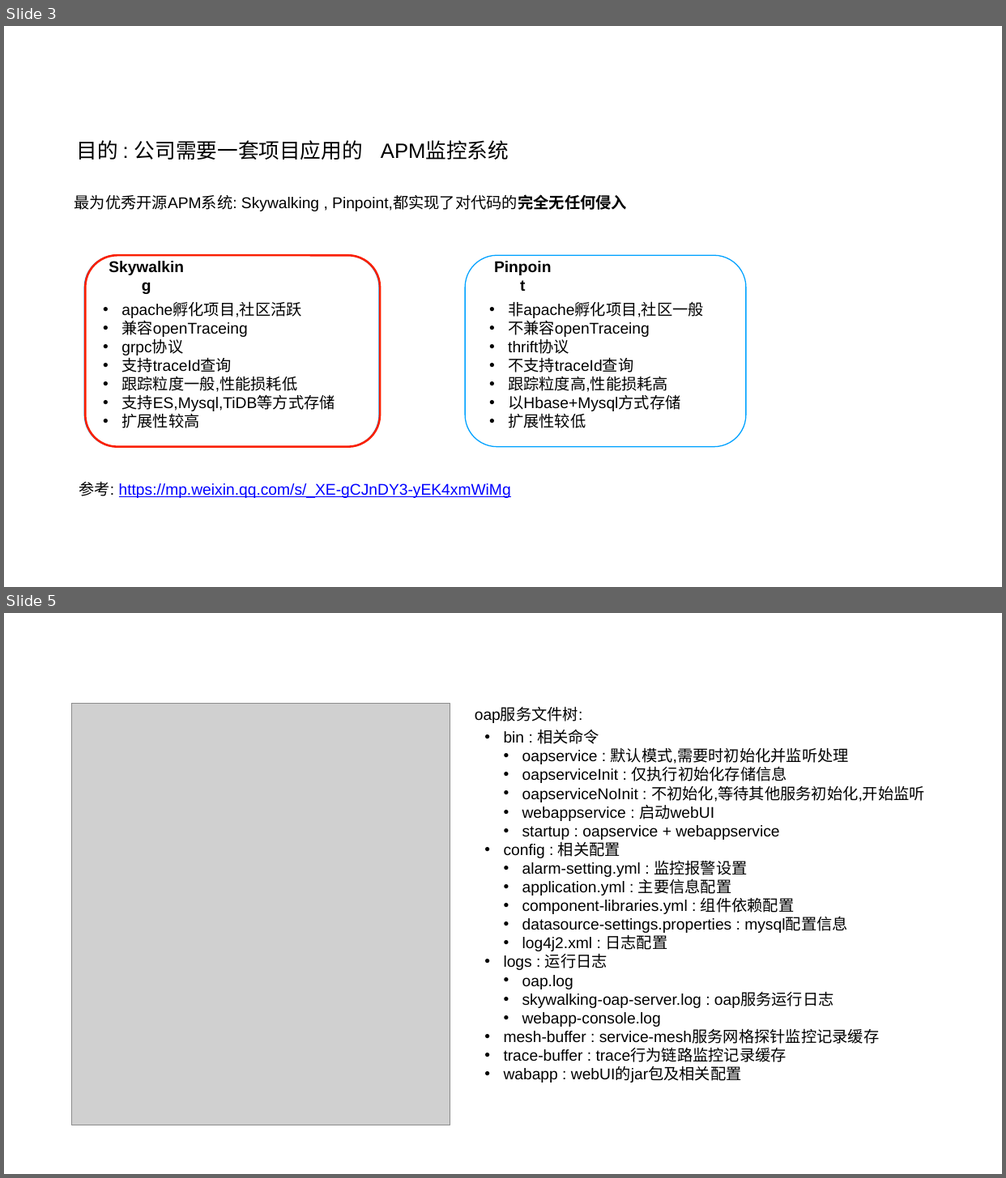
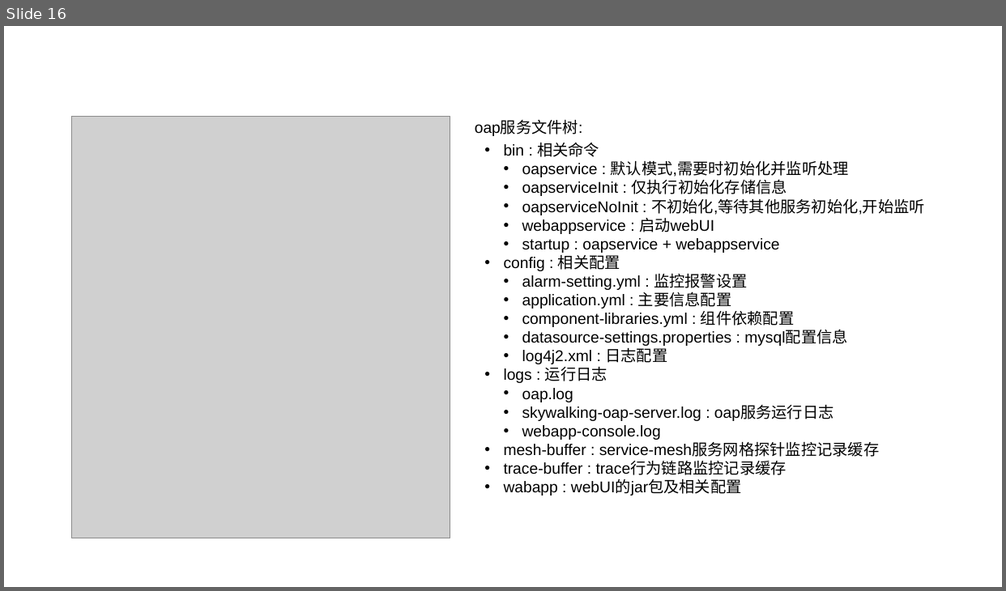
Before and after one commit to ainilili/data-structure-trees-demo, a slide deck: 数据结构之树.pptx. Shown one above the other, each under a label of ours: slides 3 and 5 before the commit, slide 16 after it; the slides between them are not shown. The pictures are 1006x1178 and 1006x591 pixels, drawn with LibreOffice and Linux fonts; fonts in the diff are those of the drawing; grey boxes stand for pictures; background and template pictures are left out. Boxes give left, top, right and bottom in pixels: in the first picture for what was removed or moved away, otherwise in the second. Text is boxed around its words. In the diff, an @@ line names an element or a change of style, - is before the commit and + after.

Commit message:
ppt 20%

```diff
--- a/数据结构之树.pptx
+++ b/数据结构之树.pptx
@@ slide 3 removed at box(4, 26, 1002, 587), background picture (left out) @@
@@ text removed at box(189, 57, 723, 99) @@
-背景介绍
@@ text removed at box(77, 140, 509, 160) @@
-目的 : 公司需要一套项目应用的 APM监控系统
@@ text removed at box(74, 195, 627, 211) @@
-最为优秀开源APM系统: Skywalking , Pinpoint,都实现了对代码的完全无任何侵入
@@ rounded rectangle removed at box(84, 255, 379, 447) @@
@@ rounded rectangle removed at box(85, 255, 380, 447) @@
@@ text removed at box(106, 264, 187, 288) @@
-Skywalking
@@ rounded rectangle removed at box(465, 255, 746, 447) @@
@@ text removed at box(491, 264, 555, 288) @@
-Pinpoint
@@ text removed at box(121, 303, 334, 429) @@
-• apache孵化项目,社区活跃
-• 兼容openTraceing
-• grpc协议
-• 支持traceId查询
-• 跟踪粒度一般,性能损耗低
-• 支持ES,Mysql,TiDB等方式存储
-• 扩展性较高
@@ text removed at box(508, 301, 704, 429) @@
-• 非apache孵化项目,社区一般
-• 不兼容openTraceing
-• thrift协议
-• 不支持traceId查询
-• 跟踪粒度高,性能损耗高
-• 以Hbase+Mysql方式存储
-• 扩展性较低
@@ text removed at box(79, 482, 511, 498) @@
-参考: https://mp.weixin.qq.com/s/_XE-gCJnDY3-yEK4xmWiMg
@@ what was slide 5 is now slide 16 @@
```
Also in this commit, not shown: 15 slides added, 3 other slides removed.
